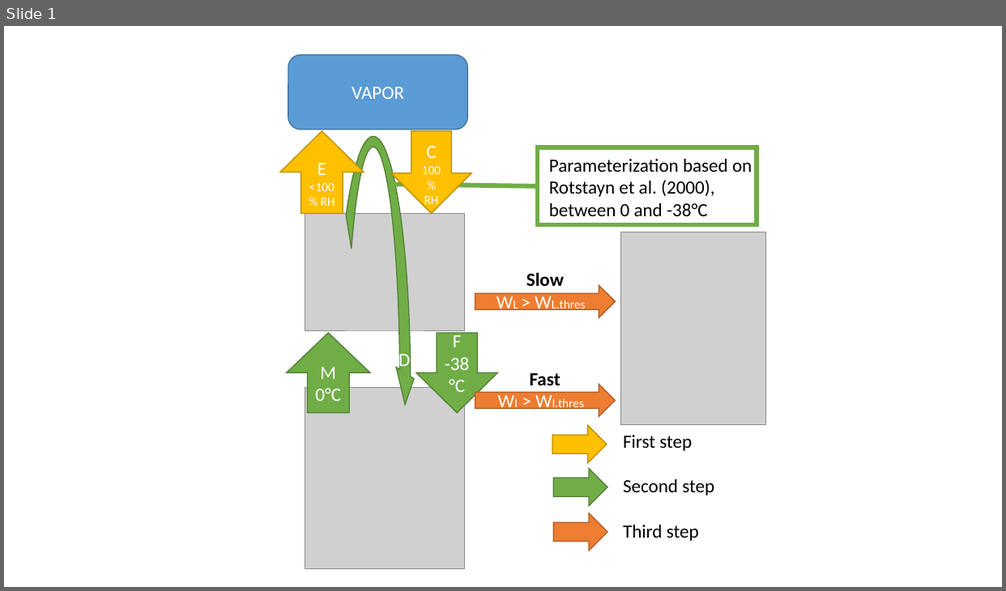
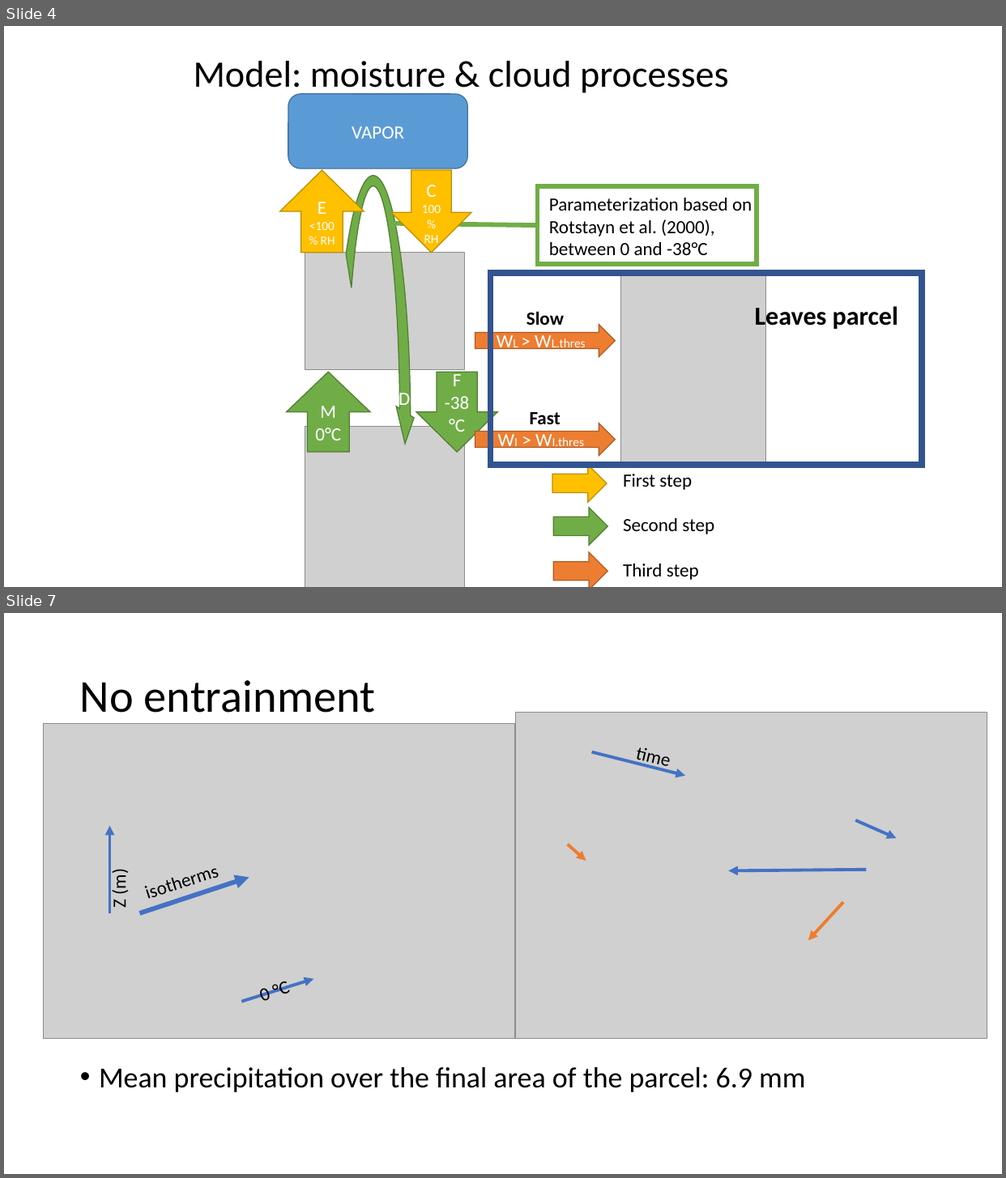
Before and after one commit to meteoNL/CloudParcelModel_SOACproject, a slide deck: model_representation.pptx. Shown one above the other, each under a label of ours: slide 1 before the commit, slides 4 and 7 after it; the slides between them are not shown. The pictures are 1006x591 and 1006x1178 pixels, drawn with LibreOffice and Linux fonts; fonts in the diff are those of the drawing; grey boxes stand for pictures. Boxes give left, top, right and bottom in pixels: in the first picture for what was removed or moved away, otherwise in the second. Text is boxed around its words. In the diff, an @@ line names an element or a change of style, - is before the commit and + after.

Commit message:
Cloud: parcel? Model? presentation version 1

```diff
--- a/model_representation.pptx
+++ b/model_representation.pptx
@@ slide 7 added at (4,613,1002,1174), background #FFFFFF @@
@@ title added at (80,680,375,713), 44 pt, text #000000 @@
+No entrainment
@@ picture added at (43,723,514,1038) @@
@@ picture added at (516,712,987,1038) @@
@@ arrow added from (592, 752) to (685, 776), #4472C4 3 pt @@
@@ text added at (635,747,669,769), 18 pt, text #000000 @@
+time
@@ arrow added from (109, 914) to (109, 825), #4472C4 3 pt @@
@@ arrow added from (856, 820) to (897, 838), #4472C4 3 pt @@
@@ text added at (134,853,230,909), 18 pt, text #000000 @@
+isotherms
@@ arrow added from (568, 845) to (586, 861), #ED7D31 3 pt @@
@@ text added at (108,871,130,909), 18 pt, text #000000 @@
+Z (m)
@@ arrow added from (139, 914) to (249, 877), #4472C4 4.5 pt @@
@@ arrow added from (867, 870) to (729, 871), #4472C4 3 pt @@
@@ arrow added from (843, 902) to (808, 941), #ED7D31 3 pt @@
@@ arrow added from (241, 1002) to (314, 979), #4472C4 3 pt @@
@@ text added at (262,982,291,1001), 18 pt, text #000000 @@
+0 °C
@@ text added at (99,1067,805,1093), 28 pt, text #000000 @@
+• Mean precipitation over the final area of the parcel: 6.9 mm
@@ what was slide 1 is now slide 4 @@
@@ slide 4 changed as well @@
@@ text added at (194,61,729,96), 36 pt, text #000000 @@
+Model: moisture & cloud processes
@@ 5 texts, 5 right arrows, 3 pictures, 2 up arrows, 2 down arrows, 1 rounded rectangle, 1 circular arrow, 1 rectangle, 1 line: place and size @@
-5 texts, 5 right arrows, 3 pictures, 2 up arrows, 2 down arrows, 1 rounded rectangle, 1 circular arrow, 1 rectangle, 1 line at (280,55,765,587)
+5 texts, 5 right arrows, 3 pictures, 2 up arrows, 2 down arrows, 1 rounded rectangle, 1 circular arrow, 1 rectangle, 1 line at (280,94,765,587)
@@ rectangle added at (491,273,923,465), outline #325491 6 pt @@
@@ text added at (755,303,898,331), 25 pt, text #000000, bold @@
+Leaves parcel
```
Also in this commit, not shown: 1 other slide changed, 18 other slides added.
